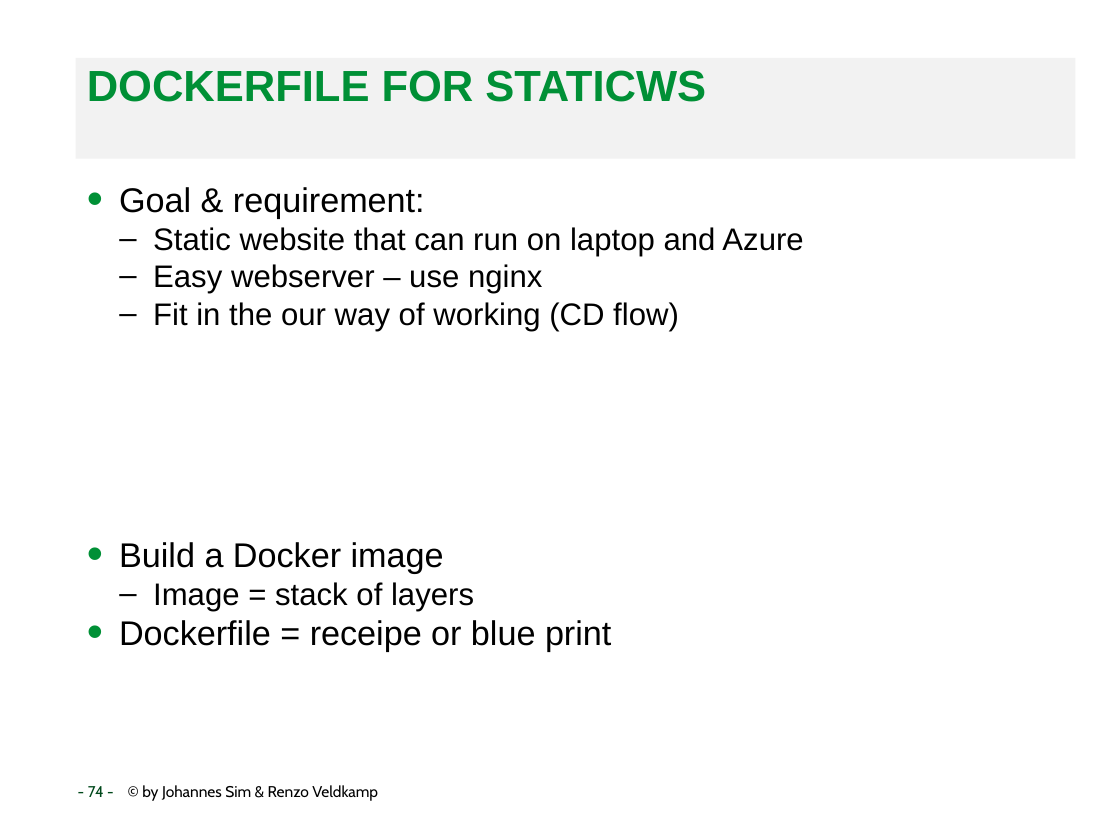
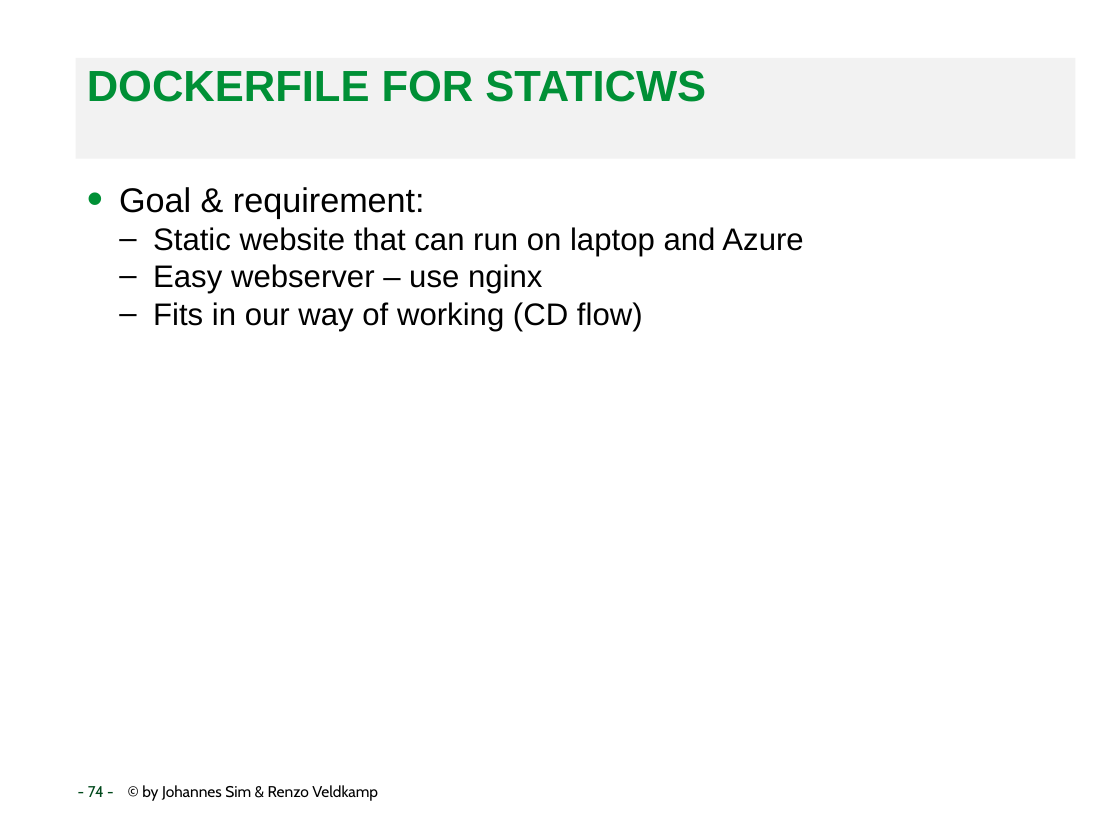
Before and after one commit to RenzoVeldkamp/MicroContainer, a slide deck: slide 74 of Presentatie/Docker101.pptx. Drawn at 1120x840 pixels with LibreOffice and Linux fonts; fonts in the diff are those of the drawing; background and template pictures are left out. Boxes give left, top, right and bottom in pixels: in the first picture for what was removed or moved away, otherwise in the second. Text is boxed around its words. In the diff, an @@ line names an element or a change of style, - is before the commit and + after.

Commit message:
Docker101 1.0

```diff
--- a/Presentatie/Docker101.pptx
+++ b/Presentatie/Docker101.pptx
@@ text at box(153, 302, 643, 331): text changed @@
-  – Fit in the our way of working (CD flow)
-• Build a Docker image
-  – Image = stack of layers
-• Dockerfile = receipe or blue print
+  – Fits in our way of working (CD flow)
```
Also in this commit, not shown: 30 other slides changed, 1 slide added, 10 slides removed.
